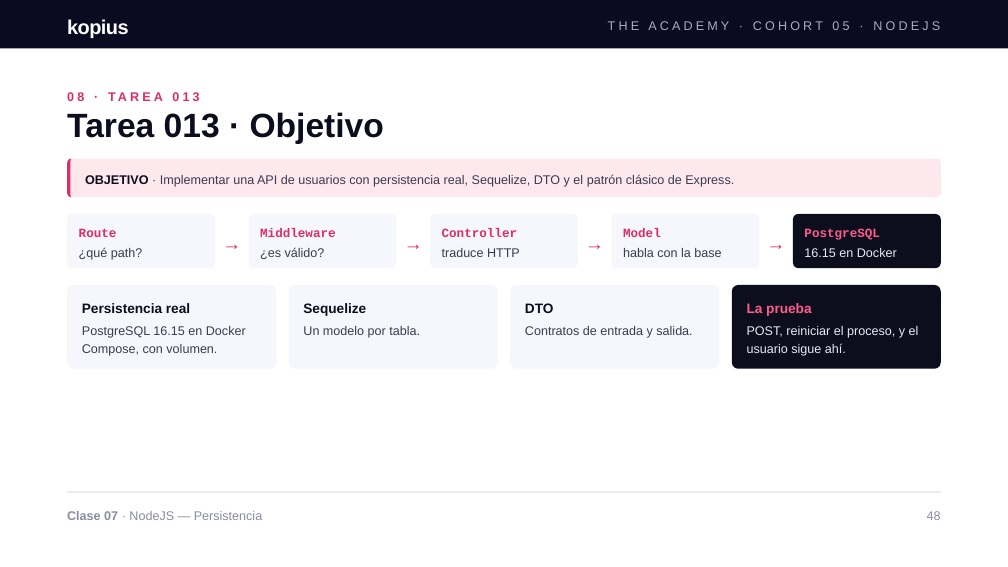
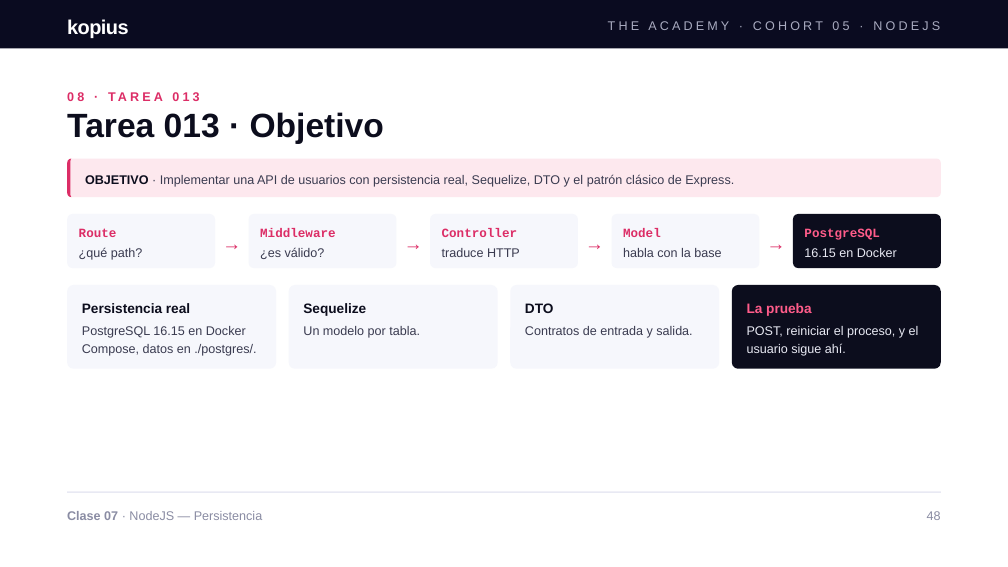
Before and after one commit to aduartekopiustech/node-fullstack-clase-07, a slide deck: slide 48 of docs/Clase_7_de_NodeJS.pptx. Drawn at 1008x567 pixels with LibreOffice and Linux fonts; fonts in the diff are those of the drawing. Boxes give left, top, right and bottom in pixels: in the first picture for what was removed or moved away, otherwise in the second. Text is boxed around its words. In the diff, an @@ line names an element or a change of style, - is before the commit and + after.

```diff
--- a/docs/Clase_7_de_NodeJS.pptx
+++ b/docs/Clase_7_de_NodeJS.pptx
@@ text at (82, 326, 256, 356): text changed @@
-PostgreSQL 16.15 en Docker Compose, con volumen.
+PostgreSQL 16.15 en Docker Compose, datos en ./postgres/.
```
Also in this commit, not shown: 16 other slides changed, 6 slides added, 1 slide removed.
